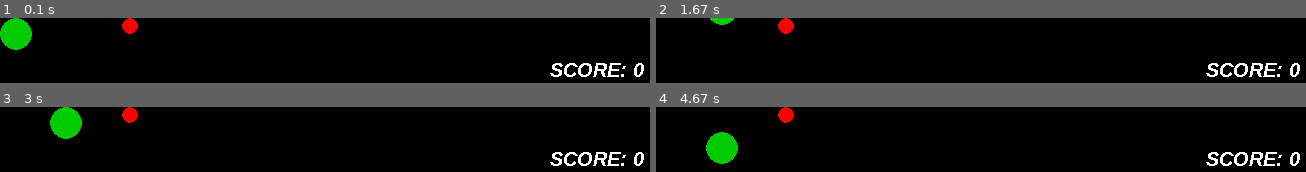
Above: before the commit, frames 1-4 (two rows, left to right).
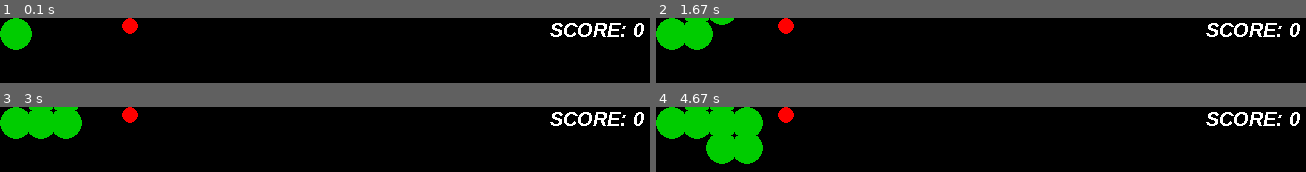
Above: after the commit, the same moments.

Repository: Git-Eduardo-Henrique/Retro-Pygames
Game: pygame game, started from Snake_Game/Game_main.py
The game is run twice, just before and just after one commit, with the same random seed, the same clock (stepped at 60 frames per second) and the same inputs.
Inputs:
- Up to frame 1 (0.1 s): no input
- Up to frame 2 (1.67 s): hold D 0.33-0.8 s; hold W 0.83-1.13 s; hold D 1.17-1.63 s
- Up to frame 3 (3 s): hold S 2.23-2.53 s
- Up to frame 4 (4.67 s): hold D 3.4-4.03 s; hold S 4.07-4.43 s; hold A from 4.47 s (still down)

The runs differ from the first frame. In frame 1, 2.6% of the frame differs, in the area x 84-100%, y 7-91%; in frame 2, 6.2%; in frame 3, 6.0%; in frame 4, 11%, in the area x 0-100%, y 0-91%.

Commit message:
RTPG V-0.3

Diff:
--- a/Snake_Game/Game_main.py
+++ b/Snake_Game/Game_main.py
@@ -26,6 +26,7 @@
 y_snake = 16
 x_apple = randint(0, Resolution[0] - 16)
 y_apple = randint(0, Resolution[1] - 16)
+list_snake = []
 # ==========================================================================================
 # pontuações e outras variaveis
 score = 0
@@ -36,9 +37,16 @@
 fps = pygame.time.Clock()  # fps do jogo
 # ==========================================================================================
 
+
+def increase(list_xy):
+    for pos in list_xy:
+        pygame.draw.circle(window, green, (pos[0], pos[1]), 16)
+
+
 while True:  # loop principal
     fps.tick(30)
     window.fill(black)  # preenche a tela com a cor preta
+    list_pos = []
     # --------------------------------------------------------------------------------------
     # eventos no pygame
     for event in pygame.event.get():  # checar eventos
@@ -59,15 +67,22 @@
     snake = pygame.draw.circle(window, green, (x_snake, y_snake), 16)
     apple = pygame.draw.circle(window, red, (x_apple, y_apple), 8)
     # --------------------------------------------------------------------------------------
+    # listas
+    list_pos.append(x_snake)
+    list_pos.append(y_snake)
+    list_snake.append(list_pos)
+    # --------------------------------------------------------------------------------------
     # colições de objetos
-    if snake.colliderect(apple):
-        score_sound.play()
+    if snake.colliderect(apple):  # colição com a maça
+        score_sound.play()  # toca o som de coleta
         x_apple = randint(0, Resolution[0] - 16)
         y_apple = randint(0, Resolution[1] - 16)
         score += 1
     # --------------------------------------------------------------------------------------
     # carrega os textos na tela
     text_point = font.render(f'SCORE: {score}', False, white)
-    window.blit(text_point, (550, 40))
+    window.blit(text_point, (550, 0))
     # --------------------------------------------------------------------------------------
+    increase(list_snake)   # aumenta o tamanho da cobra
+
     pygame.display.update()
